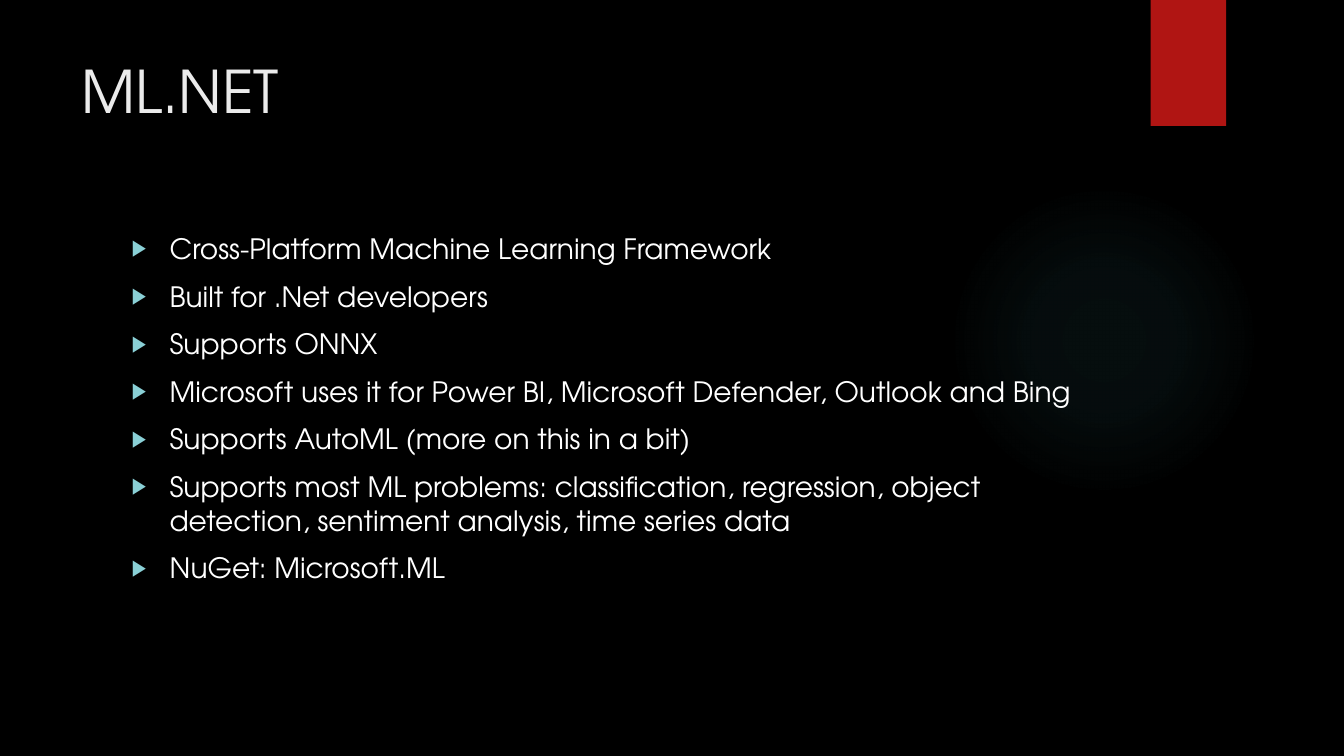
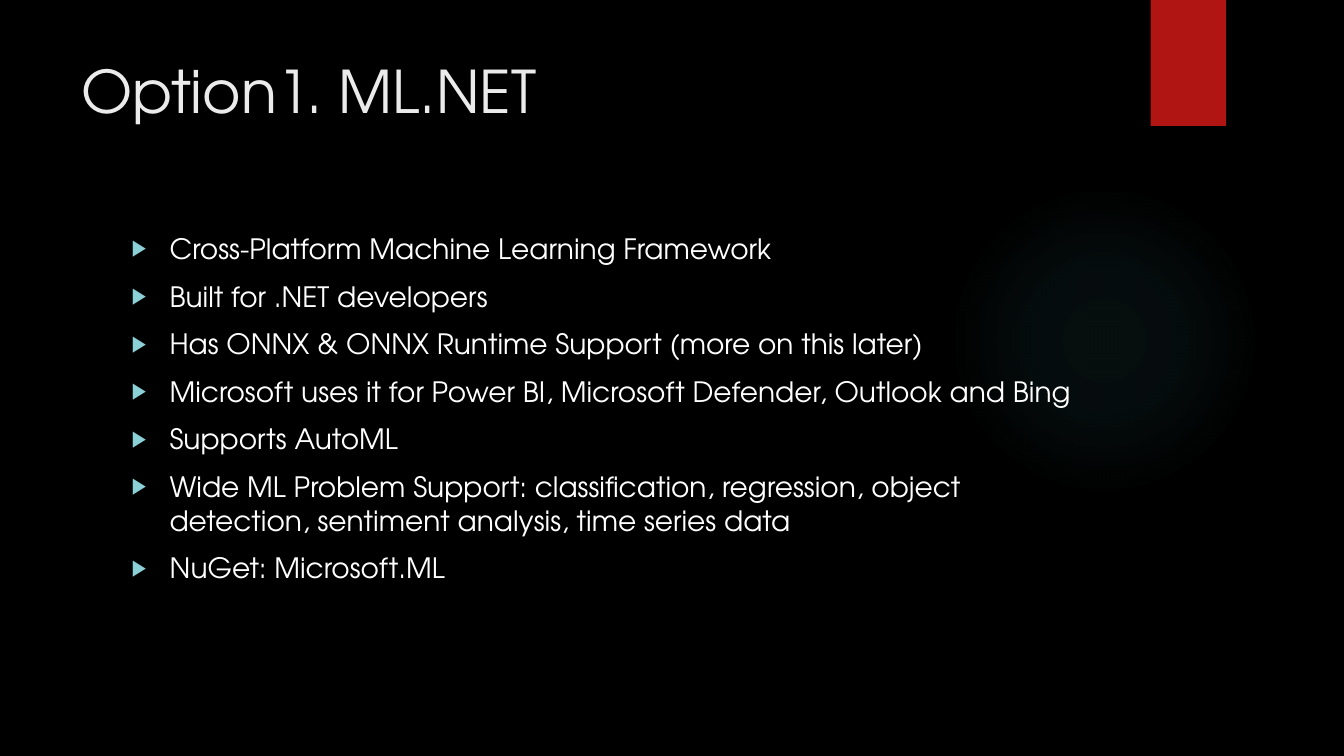
Before and after one commit to korz/ml-in-csharp, a slide deck: slide 12 of Slides.pptx (slide 33 before the commit). Drawn at 1344x756 pixels with LibreOffice and Linux fonts; fonts in the diff are those of the drawing; background and template pictures are left out. Boxes give left, top, right and bottom in pixels: in the first picture for what was removed or moved away, otherwise in the second. Text is boxed around its words. In the diff, an @@ line names an element or a change of style, - is before the commit and + after.

```diff
--- a/Slides.pptx
+++ b/Slides.pptx
@@ title at [81,68,537,125]: text changed @@
-ML.NET
+Option1. ML.NET
@@ text at [170,286,923,360]: text changed @@
-▶ Built for .Net developers
-▶ Supports ONNX
+▶ Built for .NET developers
+▶ Has ONNX & ONNX Runtime Support (more on this later)
@@ text at [170,428,960,537]: text changed @@
-▶ Supports AutoML (more on this in a bit)
-▶ Supports most ML problems: classification, regression, object detection, sentiment analysis, time series data
+▶ Supports AutoML
+▶ Wide ML Problem Support: classification, regression, object detection, sentiment analysis, time series data
```
Also in this commit, not shown: 18 other slides changed, 16 slides added, 9 slides removed, 4 other files.
